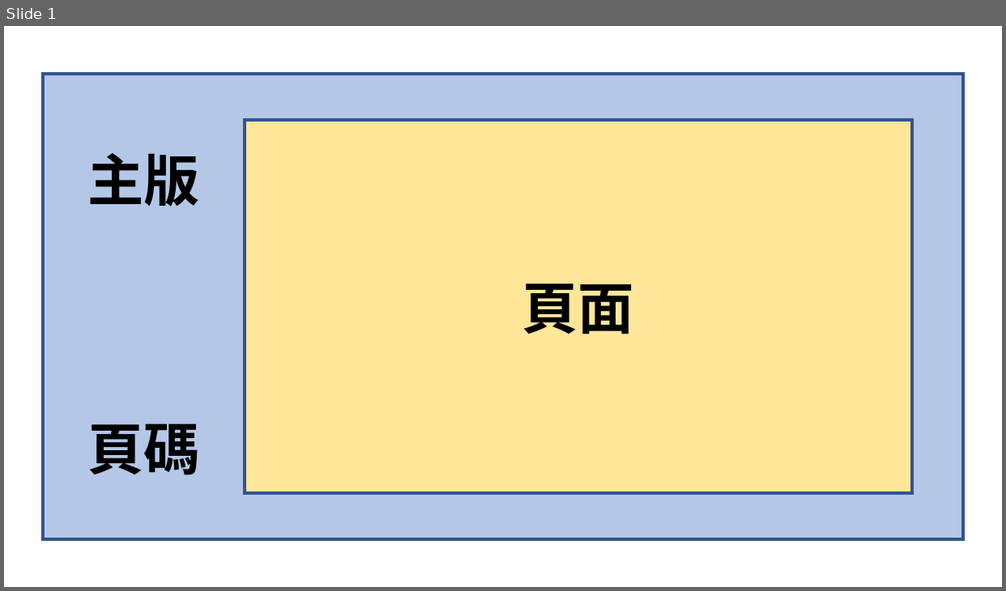
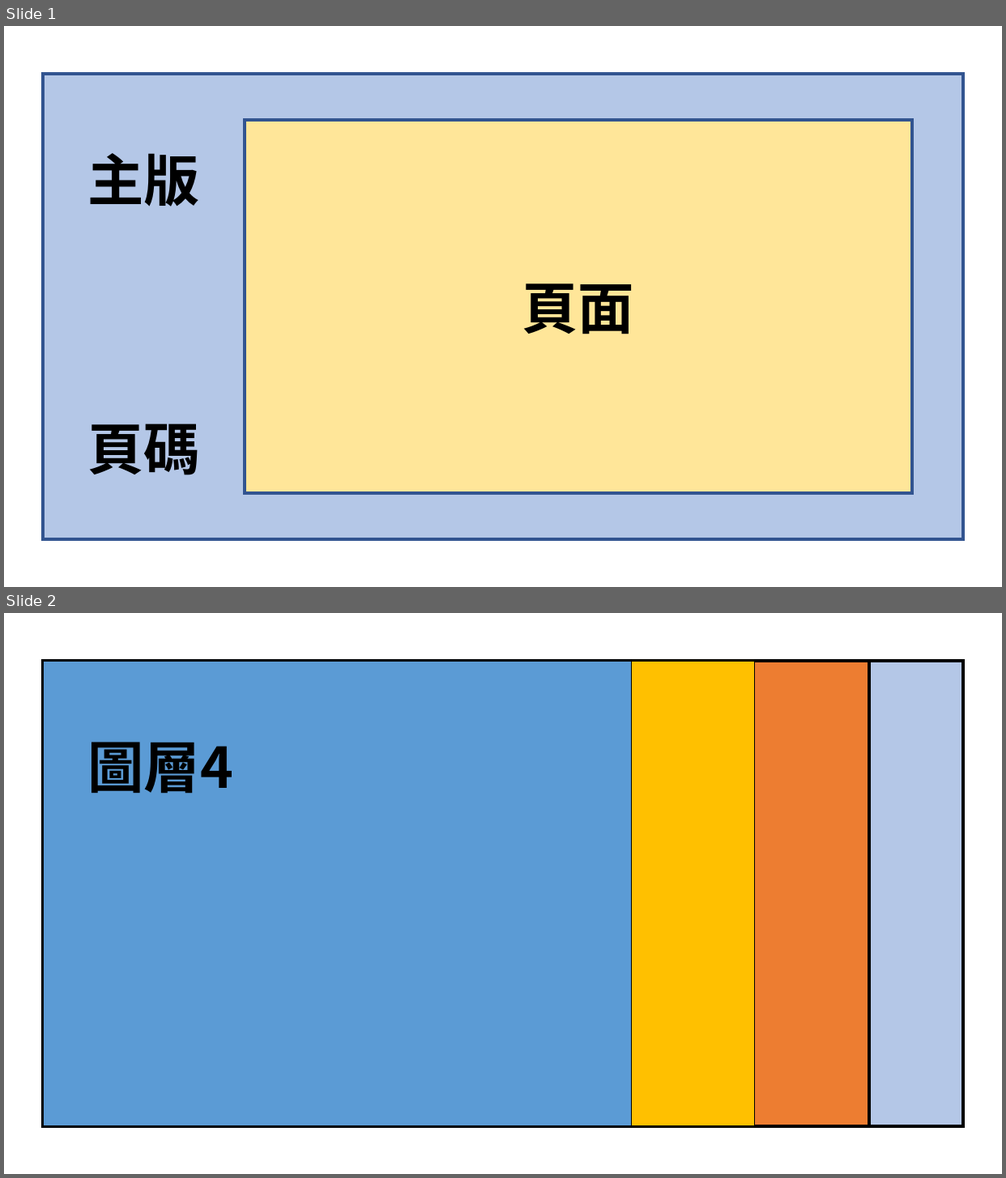
Before and after one commit to htlin222/indesign2021, a slide deck: INDESIGN主版及圖層.pptx. Shown one above the other, each under a label of ours: slide 1 before the commit, slides 1 and 2 after it. The pictures are 1006x591 and 1006x1178 pixels, drawn with LibreOffice and Linux fonts; fonts in the diff are those of the drawing. Boxes give left, top, right and bottom in pixels: in the first picture for what was removed or moved away, otherwise in the second. Text is boxed around its words. In the diff, an @@ line names an element or a change of style, - is before the commit and + after.

```diff
--- a/INDESIGN主版及圖層.pptx
+++ b/INDESIGN主版及圖層.pptx
@@ slide 2 added at (4, 613, 1002, 1174), background #FFFFFF @@
@@ rectangle added at (43, 661, 963, 1127), fill #B4C7E7, outline #000000 3 pt, 54 pt, text #000000, bold @@
+  圖層1
@@ rectangle added at (43, 661, 869, 1127), fill #ED7D31, outline #000000 3 pt, 54 pt, text #000000, bold @@
+  圖層2
@@ rectangle added at (43, 661, 755, 1127), fill #FFC000, outline #000000 0.75 pt, 54 pt, text #000000, bold @@
+  圖層3
@@ rectangle added at (43, 661, 632, 1127), fill #5B9BD5, outline #000000 0.75 pt, 54 pt, text #000000, bold @@
+  圖層4
```
Also in this commit, not shown: 2 other files.
